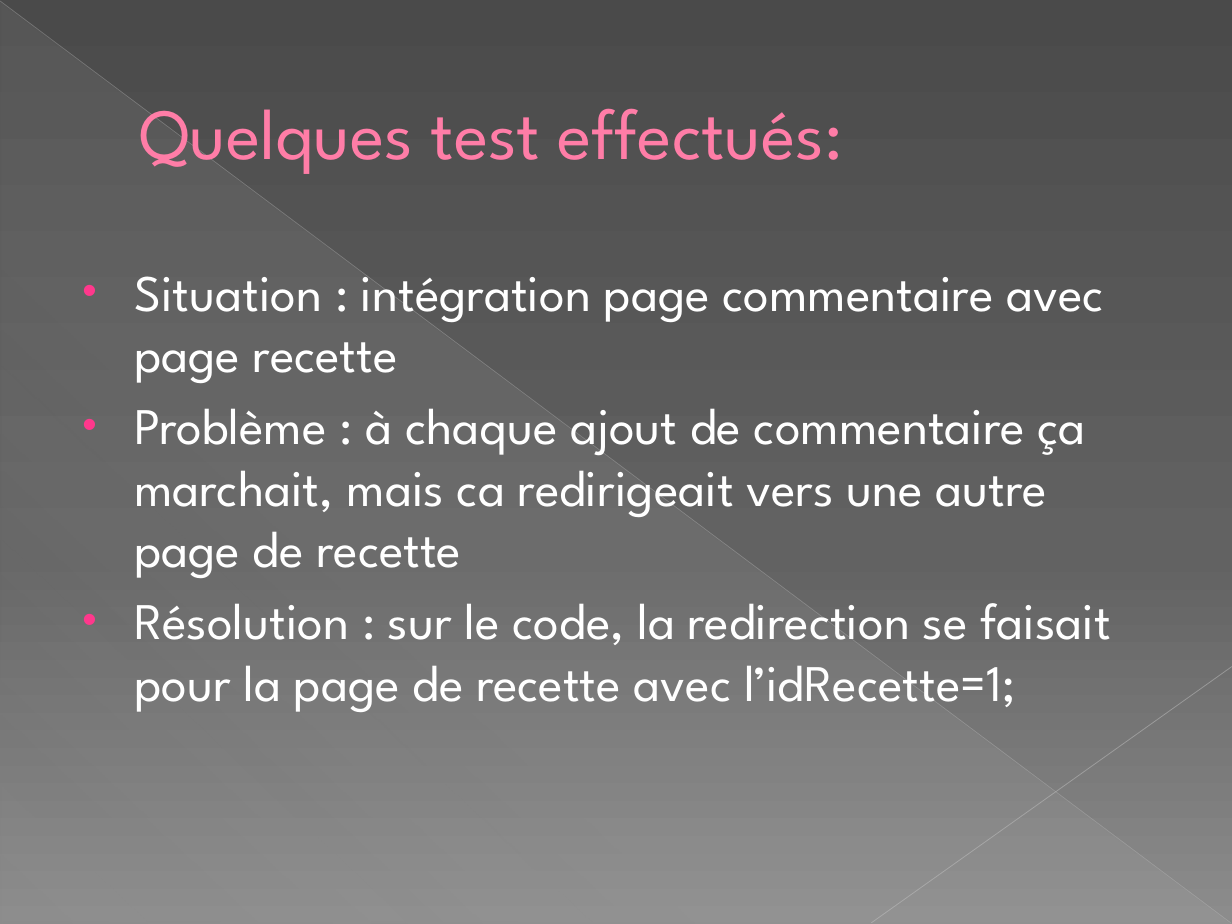
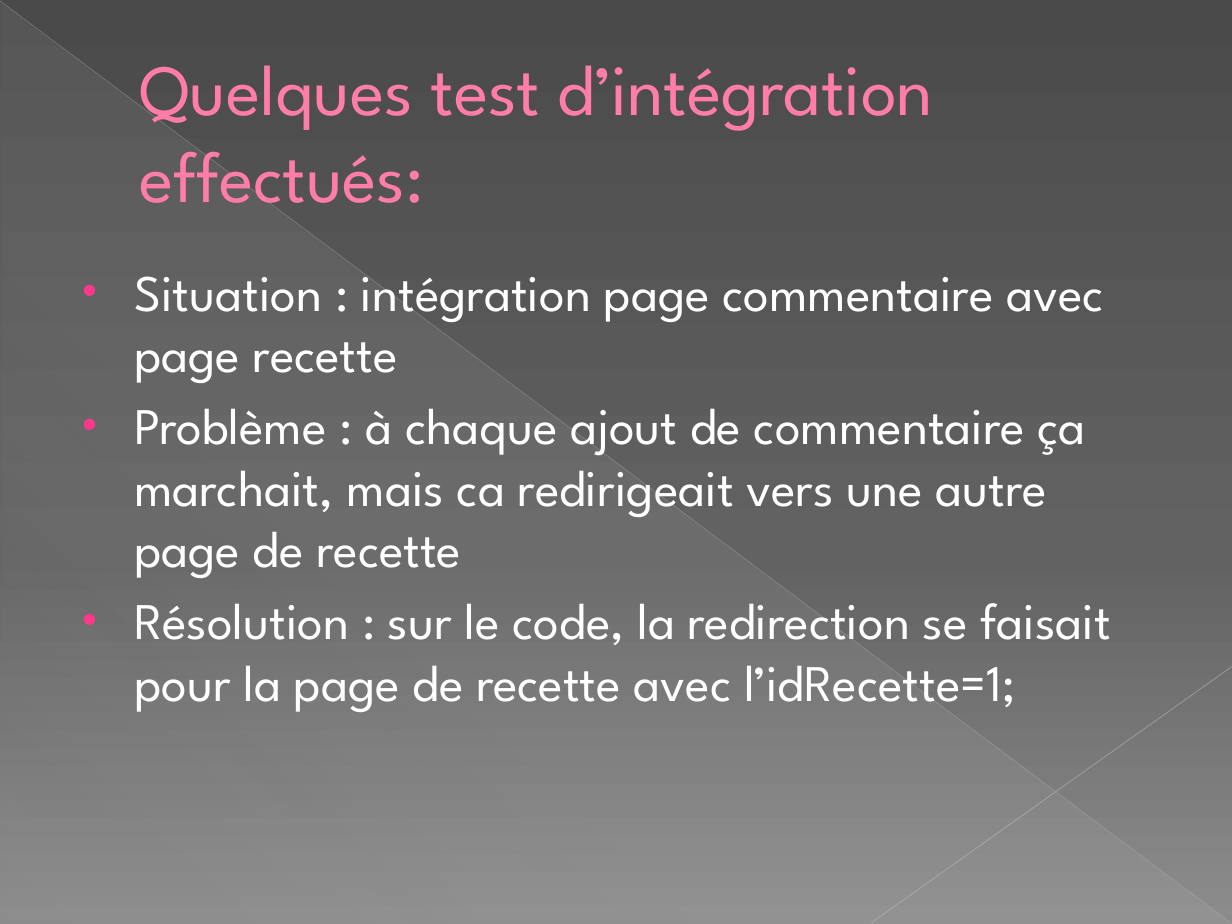
Before and after one commit to Dioxo/La-Cuisine-Du-Monde, a slide deck: slide 3 of Comptes rendus/Tests d’integration -- presentation finale projet.pptx. Drawn at 1232x924 pixels with LibreOffice and Linux fonts; fonts in the diff are those of the drawing. Boxes give left, top, right and bottom in pixels: in the first picture for what was removed or moved away, otherwise in the second. Text is boxed around its words. In the diff, an @@ line names an element or a change of style, - is before the commit and + after.

```diff
--- a/Comptes rendus/Tests d’integration -- presentation finale projet.pptx
+++ b/Comptes rendus/Tests d’integration -- presentation finale projet.pptx
@@ title at (x1=139, y1=65, x2=934, y2=203): text changed @@
-Quelques test effectués:
+Quelques test d’intégration effectués:
```
Also in this commit, not shown: 1 other slide changed, 1 slide added, 1 other file.
